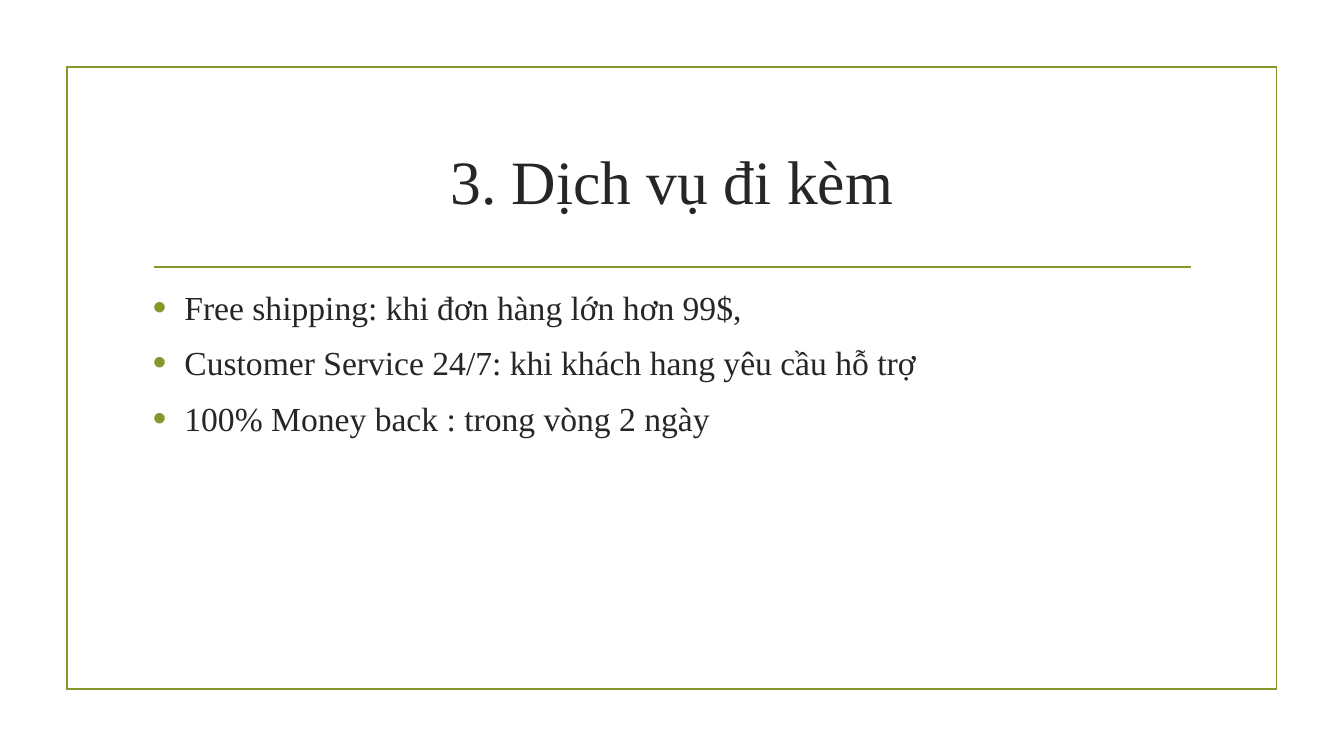
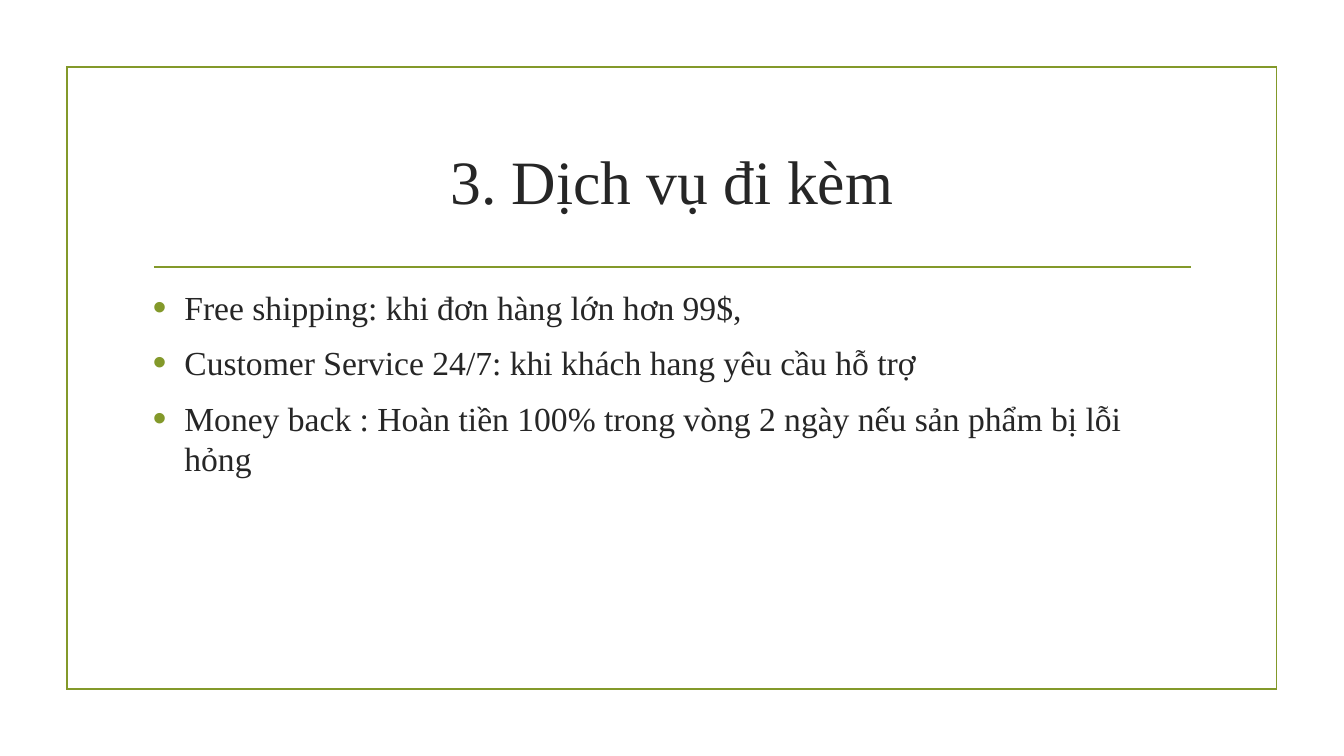
Before and after one commit to oanhbt/T1804E-UNIVERSAL_STATIONARY, a slide deck: slide 6 of eProject Specification - HTML5 - UNIVERSAL_STATIONARY.pptx. Drawn at 1344x756 pixels with LibreOffice and Linux fonts; fonts in the diff are those of the drawing; background and template pictures are left out. Boxes give left, top, right and bottom in pixels: in the first picture for what was removed or moved away, otherwise in the second. Text is boxed around its words. In the diff, an @@ line names an element or a change of style, - is before the commit and + after.

```diff
--- a/eProject Specification - HTML5 - UNIVERSAL_STATIONARY.pptx
+++ b/eProject Specification - HTML5 - UNIVERSAL_STATIONARY.pptx
@@ text at (x1=184, y1=406, x2=1121, y2=478): text changed @@
-• 100% Money back : trong vòng 2 ngày
+• Money back : Hoàn tiền 100% trong vòng 2 ngày nếu sản phẩm bị lỗi hỏng
```
